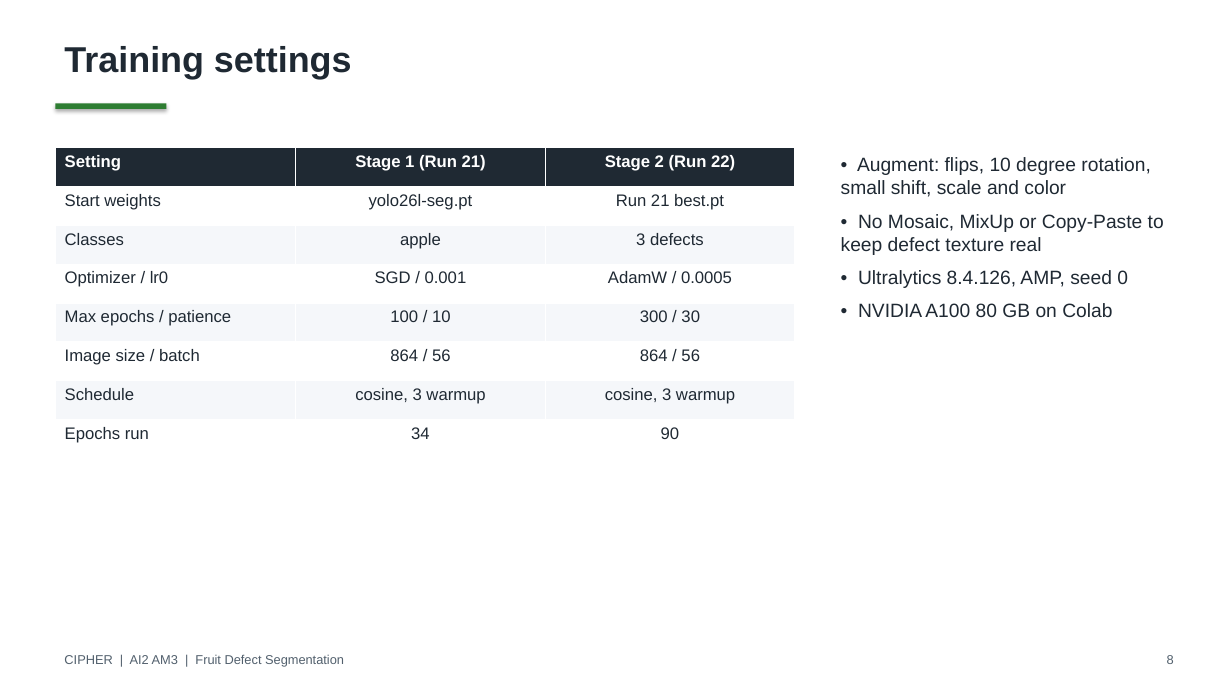
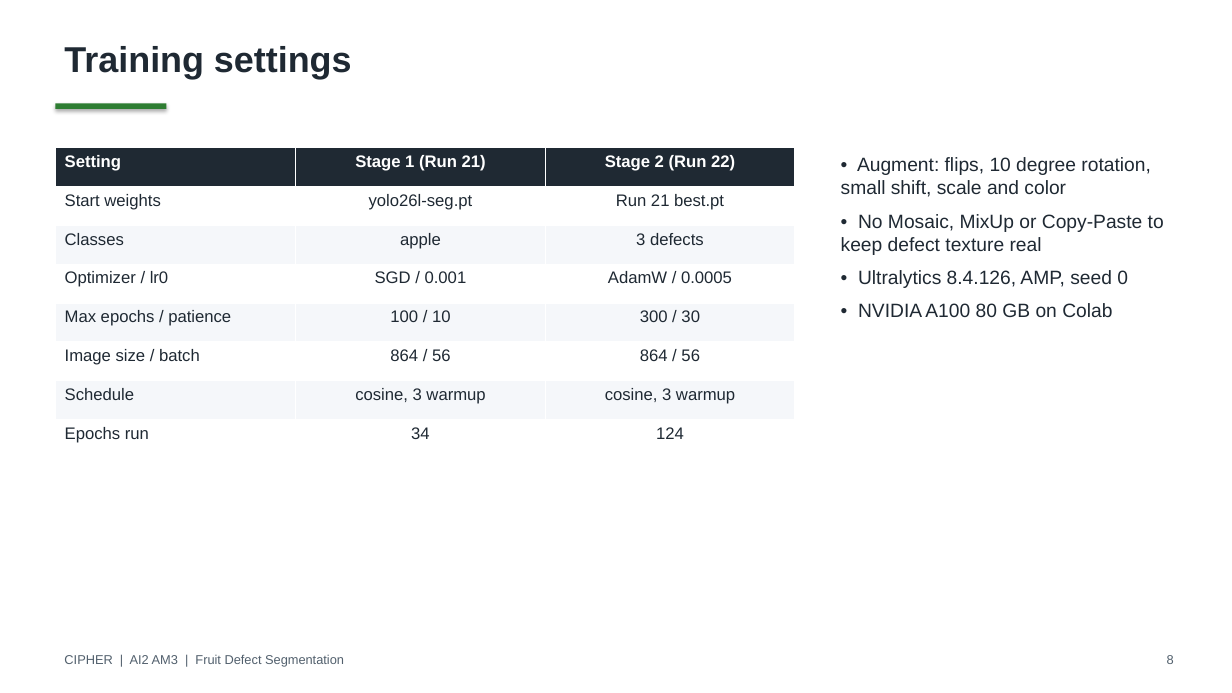
Before and after one commit to deangg/instancesegmentation, a slide deck: slide 8 of slides/CIPHER_AI2_Final_Defense.pptx. Drawn at 1232x693 pixels with LibreOffice and Linux fonts; fonts in the diff are those of the drawing. Boxes give left, top, right and bottom in pixels: in the first picture for what was removed or moved away, otherwise in the second. Text is boxed around its words. In the diff, an @@ line names an element or a change of style, - is before the commit and + after.

```diff
--- a/slides/CIPHER_AI2_Final_Defense.pptx
+++ b/slides/CIPHER_AI2_Final_Defense.pptx
@@ table at [55,148,795,458] @@
-row 8, column 3: 90
+row 8, column 3: 124
```
Also in this commit, not shown: 9 other slides changed, 13 other files.
